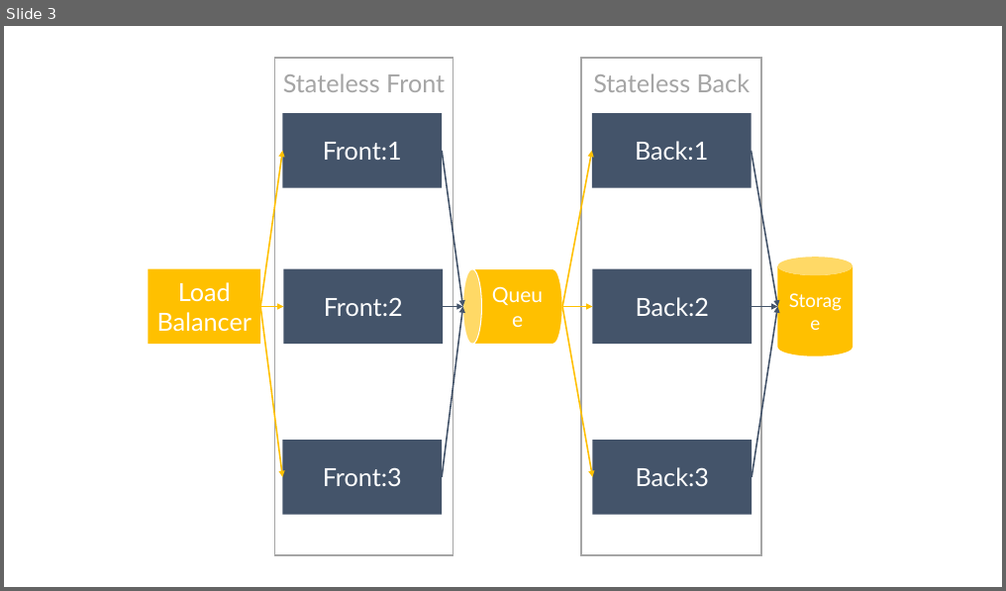
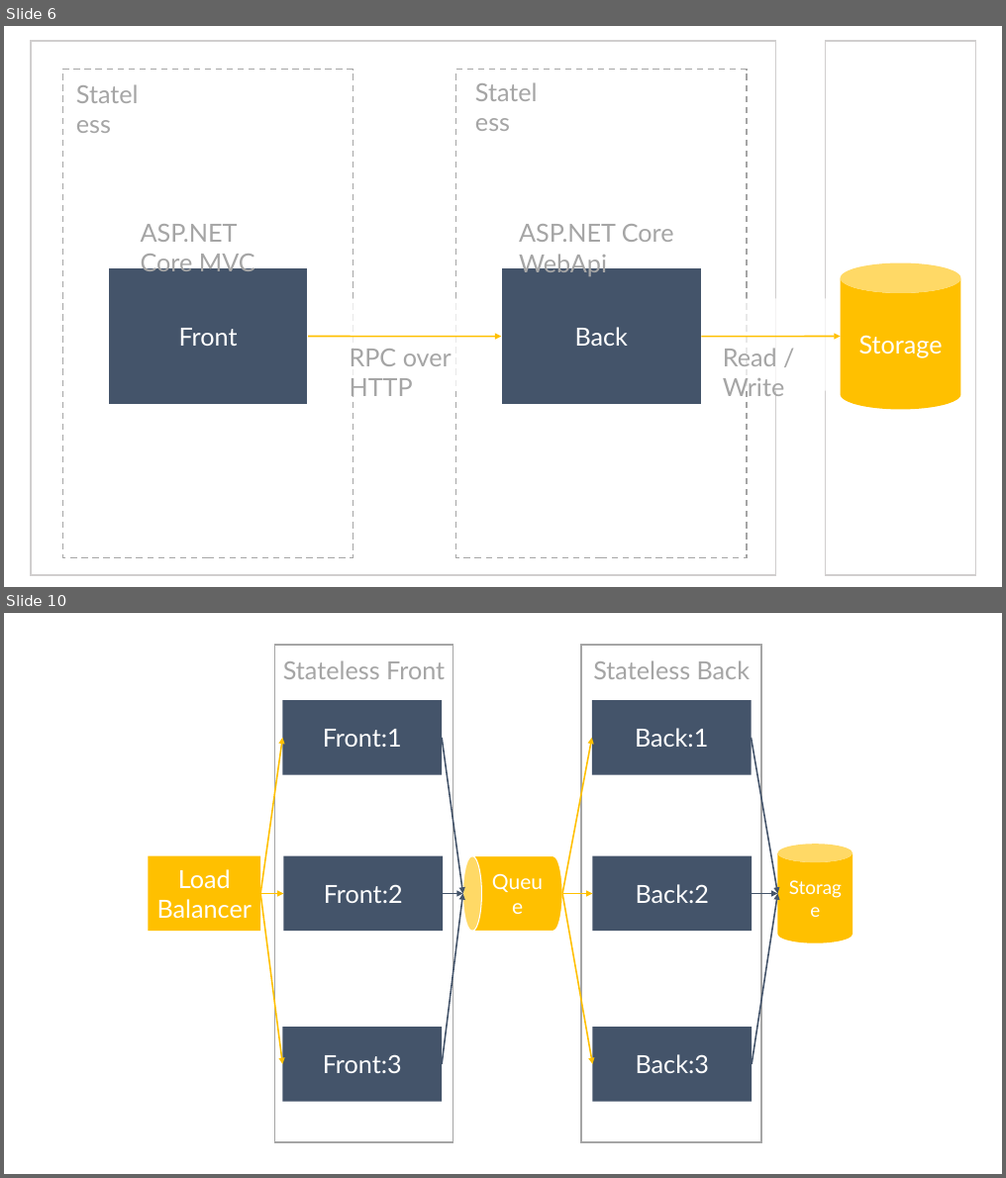
Before and after one commit to danielmarbach/service-fabric-webinar, a slide deck: Slides.pptx. Shown one above the other, each under a label of ours: slide 3 before the commit, slides 6 and 10 after it; the slides between them are not shown. The pictures are 1006x591 and 1006x1178 pixels, drawn with LibreOffice and Linux fonts; fonts in the diff are those of the drawing. Boxes give left, top, right and bottom in pixels: in the first picture for what was removed or moved away, otherwise in the second. Text is boxed around its words. In the diff, an @@ line names an element or a change of style, - is before the commit and + after.

```diff
--- a/Slides.pptx
+++ b/Slides.pptx
@@ slide 6 added at (4,26,1002,587), background #FFFFFF @@
@@ rectangle added at (30,41,776,575), outline #D0CECE 1.5 pt @@
@@ rectangle added at (826,41,976,575), outline #D0CECE 1.5 pt @@
@@ rectangle added at (62,70,352,559), outline #A5A5A5 1.5 pt dashed @@
@@ text added at (69,75,156,112), 24 pt, text #A5A5A5 @@
+Stateless
@@ rectangle added at (456,70,746,559), outline #A5A5A5 1.5 pt dashed @@
@@ text added at (468,74,555,110), 24 pt, text #A5A5A5 @@
+Stateless
@@ text added at (141,224,255,276), 24 pt, text #A5A5A5 @@
+ASP.NET Core MVC
@@ text added at (519,224,674,276), 24 pt, text #A5A5A5 @@
+ASP.NET Core WebApi
@@ rectangle added at (108,269,308,404), fill #44546A, outline #FFFFFF 1 pt, 24 pt, text #FFFFFF @@
+Front
@@ rectangle added at (501,269,701,404), fill #44546A, outline #FFFFFF 1 pt, 24 pt, text #FFFFFF @@
+Back
@@ cylinder added at (841,264,960,410), fill #FFC000, 24 pt, text #FFFFFF @@
+Storage
@@ rectangle added at (328,298,478,390), fill #FFFFFF at 75% opacity @@
@@ rectangle added at (713,298,838,390), fill #FFFFFF at 75% opacity @@
@@ arrow added from (308, 337) to (501, 337), #FFC000 1.5 pt @@
@@ text added at (350,349,451,397), 24 pt, text #A5A5A5 @@
+RPC over HTTP
@@ arrow added from (702, 337) to (841, 337), #FFC000 1.5 pt @@
@@ text added at (723,348,785,401), 24 pt, text #A5A5A5 @@
+Read / Write
@@ what was slide 3 is now slide 10 @@
```
Also in this commit, not shown: 1 slide changed, 11 other slides added, 1 slide removed, 1 other file.
